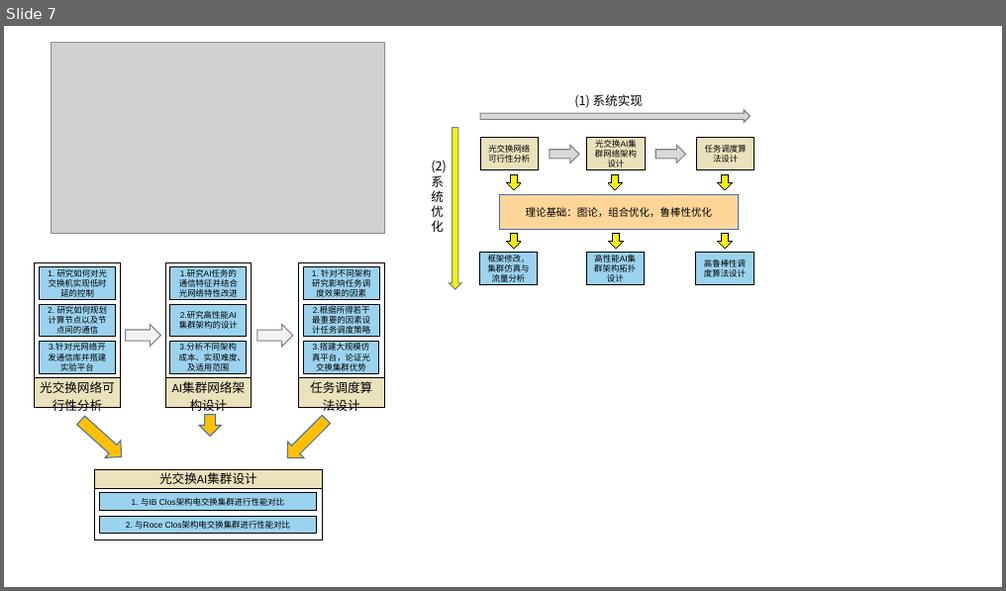
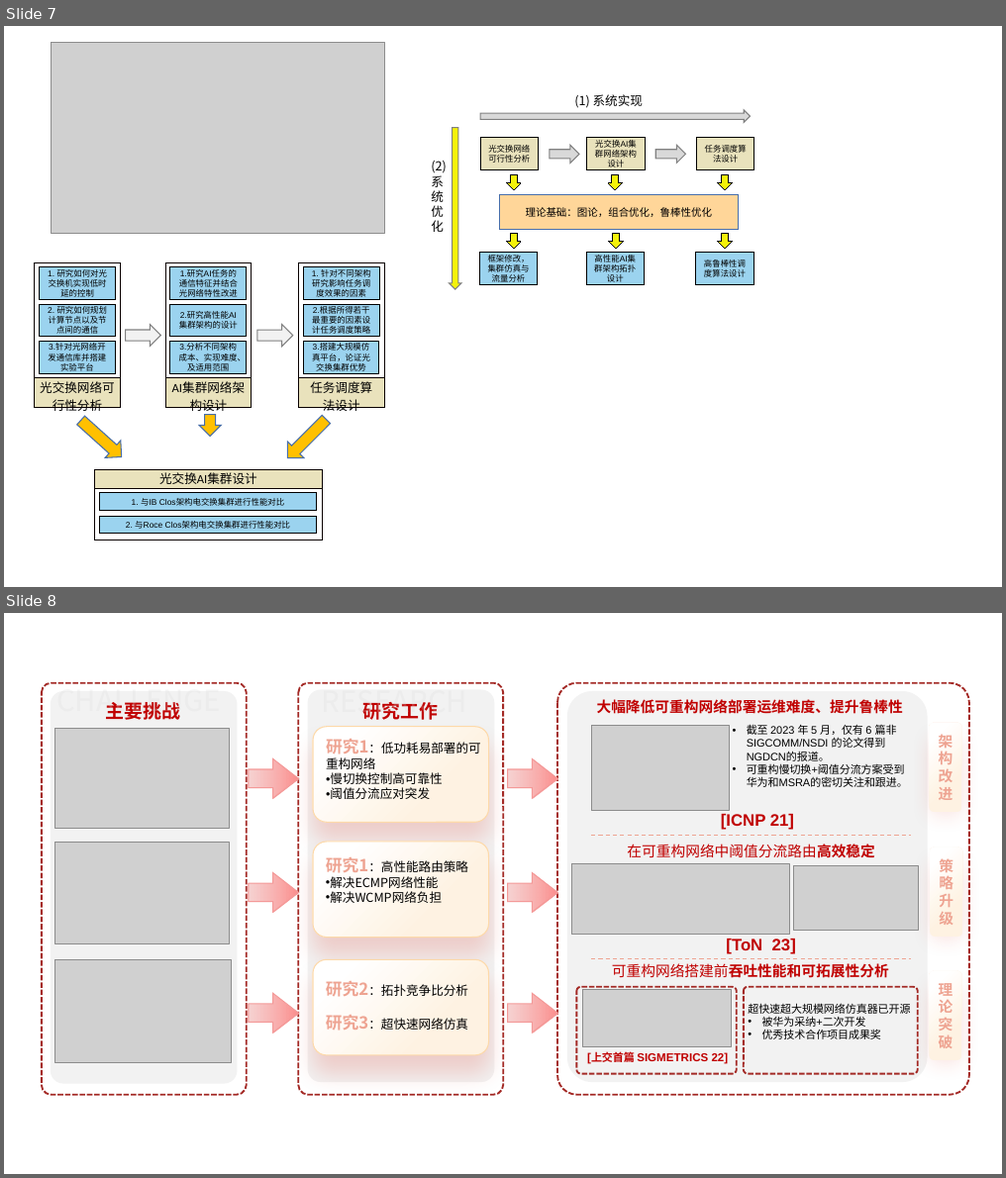
Before and after one commit to caopeirui/app.diagrams.net, a slide deck: 大论文/研究内容和研究方案图.pptx. Shown one above the other, each under a label of ours: slide 7 before the commit, slides 7 and 8 after it. The pictures are 1006x591 and 1006x1178 pixels, drawn with LibreOffice and Linux fonts; fonts in the diff are those of the drawing; grey boxes stand for pictures. Boxes give left, top, right and bottom in pixels: in the first picture for what was removed or moved away, otherwise in the second. Text is boxed around its words. In the diff, an @@ line names an element or a change of style, - is before the commit and + after.

```diff
--- a/大论文/研究内容和研究方案图.pptx
+++ b/大论文/研究内容和研究方案图.pptx
@@ slide 8 added at [4, 613, 1002, 1174], background #FFFFFF @@
@@ text added at [597, 699, 903, 714], 14 pt, text #C00000, bold @@
+大幅降低可重构网络部署运维难度、提升鲁棒性
@@ picture added at [592, 725, 730, 811] @@
@@ text added at [746, 725, 908, 787], 10.5 pt, text #000000 @@
+• 截至 2023 年 5 月，仅有 6 篇非 SIGCOMM/NSDI 的论文得到NGDCN的报道。
+• 可重构慢切换+阈值分流方案受到华为和MSRA的密切关注和跟进。
@@ rounded rectangle added at [930, 723, 962, 812], fill gradient #FFFFFF to #FEF2E2, 14 pt, text gradient #EEA391 to #A32824, bold @@
+架构改进
@@ text added at [721, 814, 794, 830], 16 pt, text #C00000, bold @@
+[ICNP 21]
@@ line added from (592, 836) to (912, 836), #EEA391 1 pt dashed @@
@@ text added at [627, 844, 875, 859], 14 pt, text #C00000 @@
+在可重构网络中阈值分流路由高效稳定
@@ rounded rectangle added at [930, 848, 963, 937], fill gradient #FFFFFF to #FEF2E2, 14 pt, text gradient #EEA391 to #A32824, bold @@
+策略升级
@@ picture added at [571, 863, 789, 935] @@
@@ picture added at [794, 866, 918, 931] @@
@@ text added at [726, 939, 796, 955], 16 pt, text #C00000, bold @@
+[ToN 23]
@@ line added from (592, 959) to (912, 959), #EEA391 1 pt dashed @@
@@ text added at [612, 963, 889, 978], 14 pt, text #C00000, bold @@
+可重构网络搭建前吞吐性能和可拓展性分析
@@ picture added at [583, 990, 731, 1048] @@
@@ group added at [42, 682, 969, 1095]: 11 rounded rectangles, 9 texts, 6 right arrows, 3 pictures @@
+主要挑战
+CHALLENGE
+研究工作
+RESEARCH
+研究1：低功耗易部署的可重构网络
+• 慢切换控制高可靠性
+• 阈值分流应对突发
+CHALLENGE
+研究1：高性能路由策略
+• 解决ECMP网络性能
+• 解决WCMP网络负担
+研究2：拓扑竞争比分析
+研究3：超快速网络仿真
@@ rounded rectangle added at [930, 970, 962, 1059], fill gradient #FFFFFF to #FEF2E2, 14 pt, text gradient #EEA391 to #A32824, bold @@
+理论突破
@@ text added at [747, 1003, 910, 1040], 10.5 pt, text #000000 @@
+超快速超大规模网络仿真器已开源
+• 被华为采纳+二次开发
+• 优秀技术合作项目成果奖
@@ text added at [591, 1052, 729, 1064], 11 pt, text #C00000, bold @@
+[上交首篇 SIGMETRICS 22]
```
Also in this commit, not shown: 2 other files.
